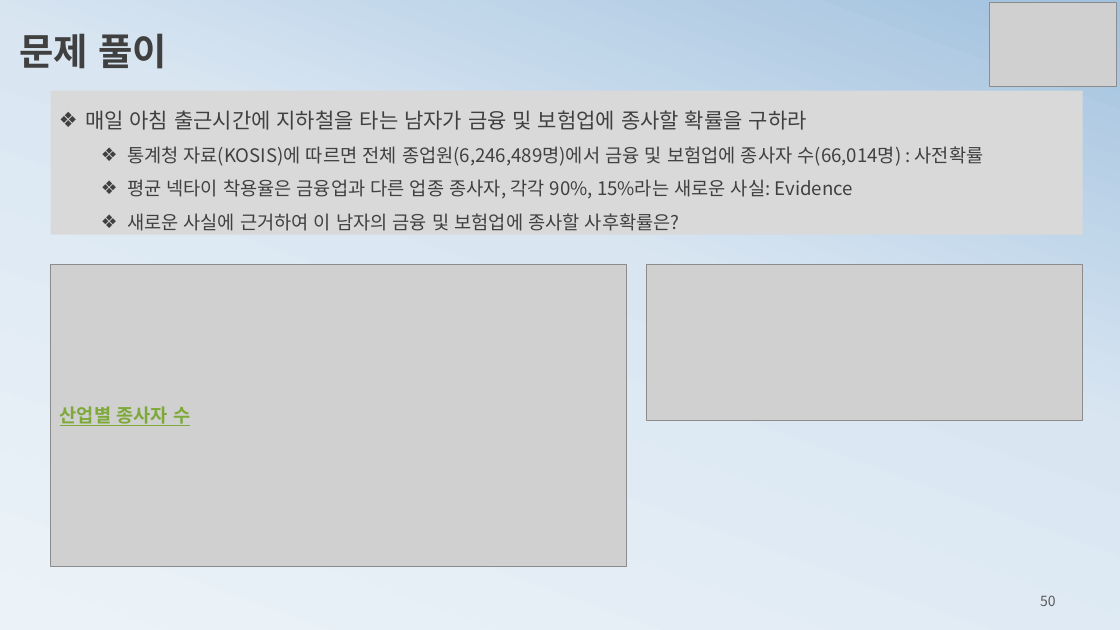
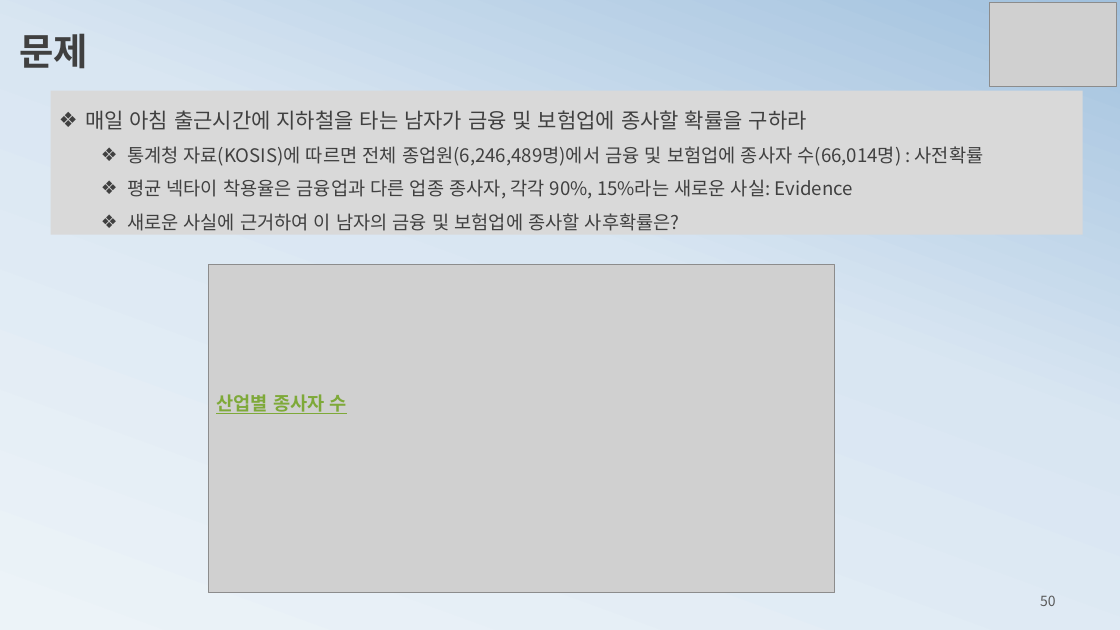
Before and after one commit to ancestor9/mathematics-for-machine-learning, a slide deck: slide 50 of 3_probability theory for machine learning.pptx. Drawn at 1120x630 pixels with LibreOffice and Linux fonts; fonts in the diff are those of the drawing; grey boxes stand for pictures. Boxes give left, top, right and bottom in pixels: in the first picture for what was removed or moved away, otherwise in the second. Text is boxed around its words. In the diff, an @@ line names an element or a change of style, - is before the commit and + after.

```diff
--- a/3_probability theory for machine learning.pptx
+++ b/3_probability theory for machine learning.pptx
@@ text at (19, 33, 88, 69): text changed @@
-문제 풀이
+문제
@@ picture: place and size @@
-picture at (51, 265, 627, 566)
+picture at (208, 265, 835, 593)
@@ picture removed at (646, 265, 1083, 420) @@
@@ text "산업별 종사자 수": place and size @@
-text "산업별 종사자 수" at (60, 406, 190, 426)
+text "산업별 종사자 수" at (216, 394, 347, 414)
```
Also in this commit, not shown: 2 other slides changed, 2 slides added.
